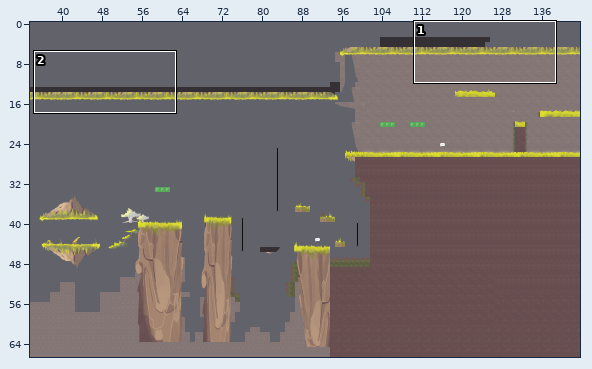
An edit to a level. Tiled map (JSON), assets/tilemaps/Alpha1.json. Above: a wide view before the commit, with the close-up outlined.
Close-up. Before:
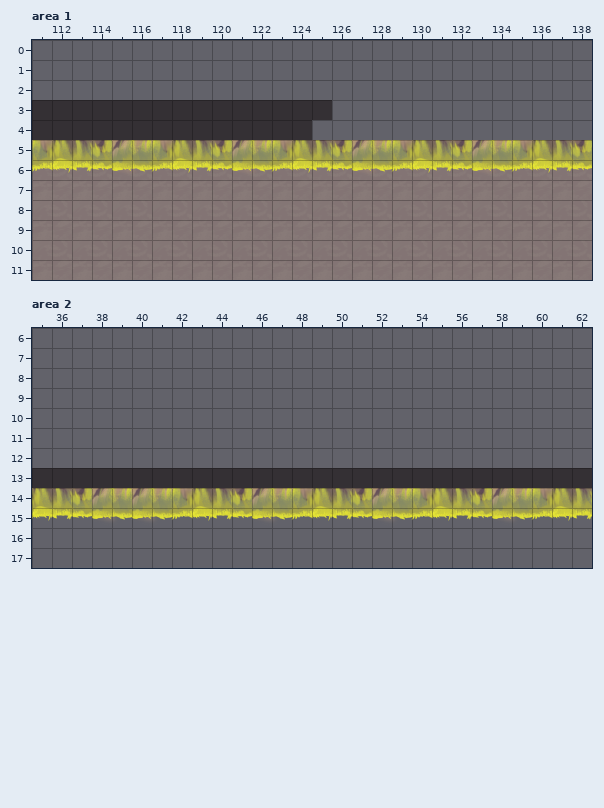
Cells are 64x64 px. Shown: area 1 x 111..138, y 0..11; area 2 x 35..62, y 6..17. The commit also changed other parts of the map, which this record leaves out. Tiles whose own drawing changed are shown in their newer look in all pictures.
The result:
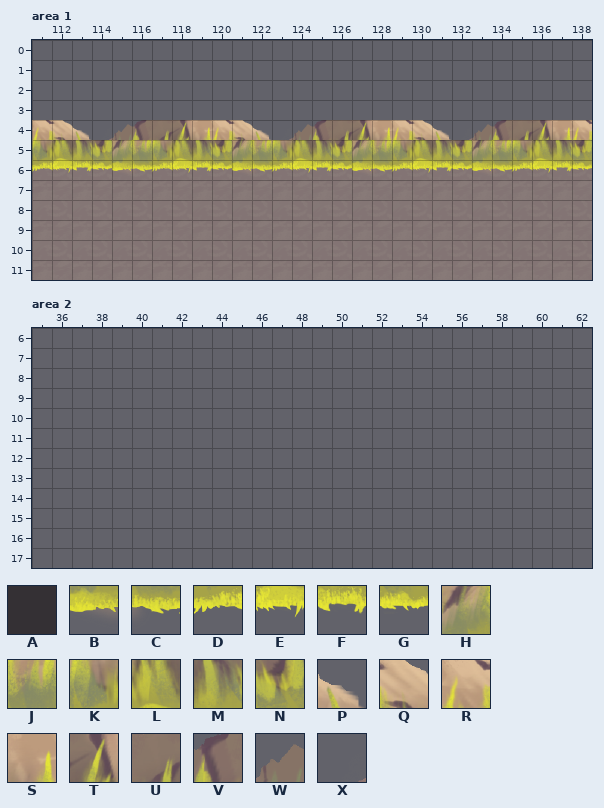
Key: from "Alpha_test1": A 116; from "test1": B 2255 flipped up-down, C 2256 flipped up-down, D 2257 flipped up-down, E 2258 flipped up-down, F 2259 flipped up-down, G 2260 flipped up-down, H 2327 flipped up-down, J 2328 flipped up-down, K 2329 flipped up-down, L 2330 flipped up-down, M 2331 flipped up-down, N 2332 flipped up-down, P 2398 turned 180, Q 2399 turned 180, R 2400 turned 180, S 2401 turned 180, T 2402 turned 180, U 2403 turned 180, V 2404 turned 180, W 2405 turned 180, X 2406 turned 180.
_ is an empty cell.
The exact change:
Layer "Sol", area 1:
The edit erases tile A in row 3 at x 111 to 125; in row 4 at x 111 to 124.
Layer "test", area 1:
The author put tile P in row 4 at x 113, 122 and 131.
The author put tile Q in row 4 at x 112, 121 and 130.
The author put tile R in row 4 at x 111, 120, 129 and 138.
The author put tile S in row 4 at x 119, 128 and 137.
The author put tile T in row 4 at x 118, 127 and 136.
The author put tile U in row 4 at x 117, 126 and 135.
The author put tile V in row 4 at x 116, 125 and 134.
The author put tile W in row 4 at x 115, 124 and 133.
The author put tile X in row 4 at x 114 and 123.
Layer "Sol", area 2:
The edit erases tile A in rows 13 to 14 at x 35 to 62.
Layer "test", area 2:
The edit erases tile B in row 15 at x 38, 40, 46, 52 and 58.
The edit erases tile C in row 15 at x 39, 41, 47, 53 and 59.
The edit erases tile D in row 15 at x 42, 48, 54 and 60.
The edit erases tile E in row 15 at x 35, 43, 49, 55 and 61.
The edit erases tile F in row 15 at x 36, 44, 50, 56 and 62.
The edit erases tile G in row 15 at x 37, 45, 51 and 57.
The edit erases tile H in row 14 at x 38, 40, 46, 52 and 58.
The edit erases tile J in row 14 at x 39, 41, 47, 53 and 59.
The edit erases tile K in row 14 at x 42, 48, 54 and 60.
The edit erases tile L in row 14 at x 35, 43, 49, 55 and 61.
The edit erases tile M in row 14 at x 36, 44, 50, 56 and 62.
The edit erases tile N in row 14 at x 37, 45, 51 and 57.
Changed places in both close-ups, as pixel boxes (x1, y1, x2, y2):
changed: (32, 100, 451, 140)
added: (472, 120, 592, 140)
removed: (32, 468, 592, 522)
